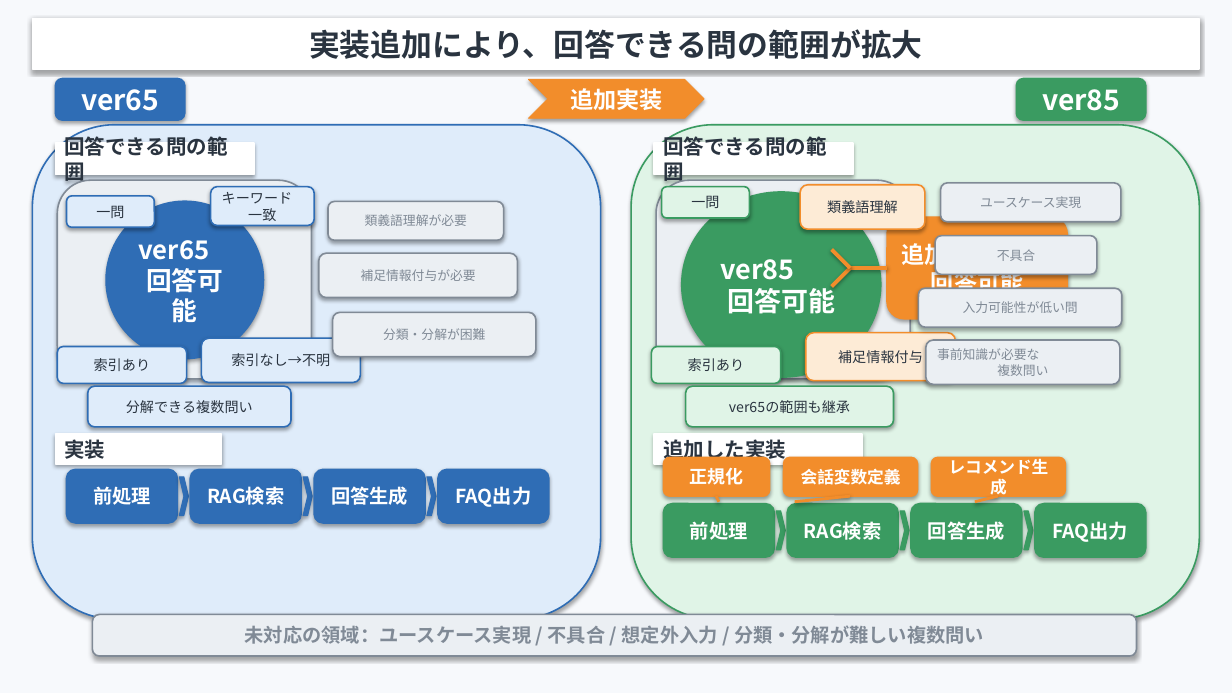
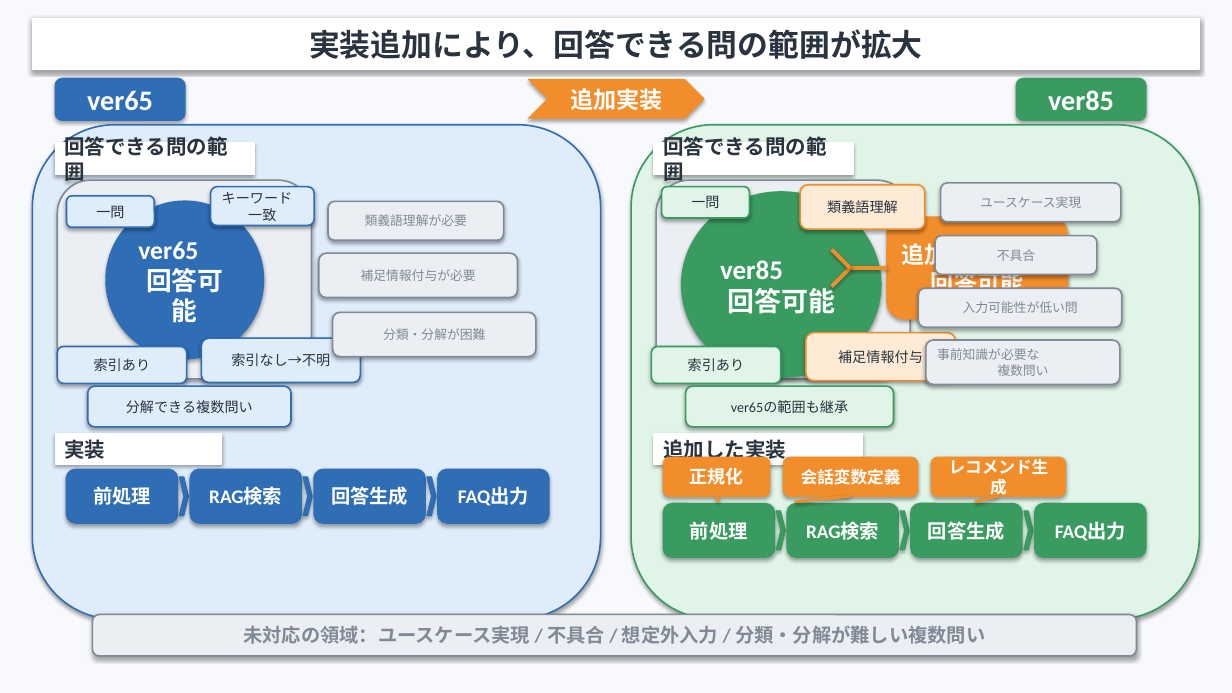
Before and after one commit to mciafe/book-azureml-sample, a slide deck: slide 1 of ver65_ver85_capability_comparison.pptx. Drawn at 1232x693 pixels with LibreOffice and Linux fonts; fonts in the diff are those of the drawing. Boxes give left, top, right and bottom in pixels: in the first picture for what was removed or moved away, otherwise in the second. Text is boxed around its words. In the diff, an @@ line names an element or a change of style, - is before the commit and + after.

```diff
--- a/ver65_ver85_capability_comparison.pptx
+++ b/ver65_ver85_capability_comparison.pptx
@@ font Noto Sans CJK JP to Calibri in 12 elements at box(55, 79, 185, 120), box(1017, 79, 1146, 120), box(57, 180, 311, 379), box(656, 180, 910, 379), box(106, 201, 263, 359), box(682, 192, 881, 377), box(686, 386, 894, 427), box(190, 470, 301, 523), box(438, 470, 549, 523), box(787, 504, 898, 557), box(1035, 504, 1146, 557), box(92, 615, 1137, 656) @@
```
Also in this commit, not shown: 1 other file.
